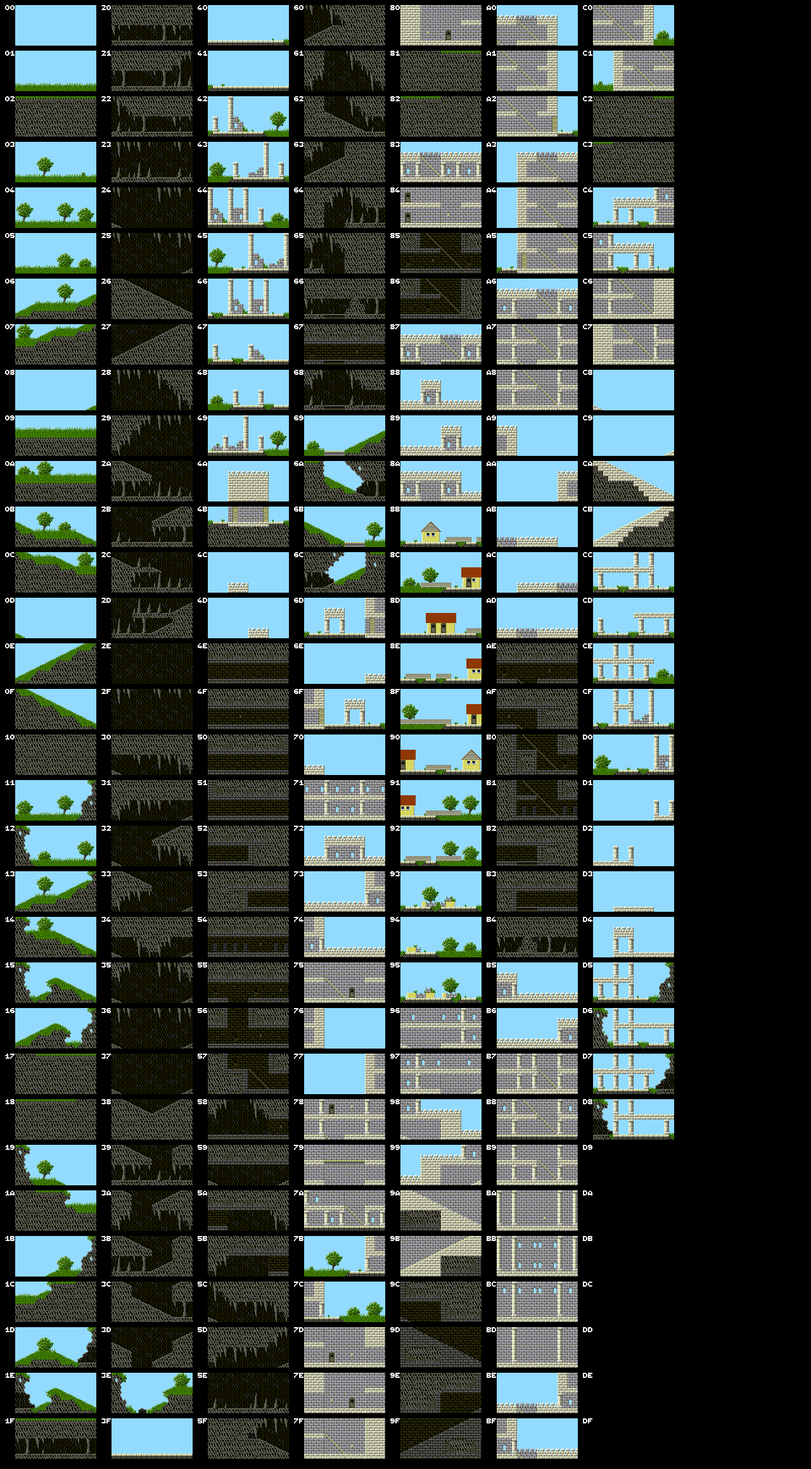
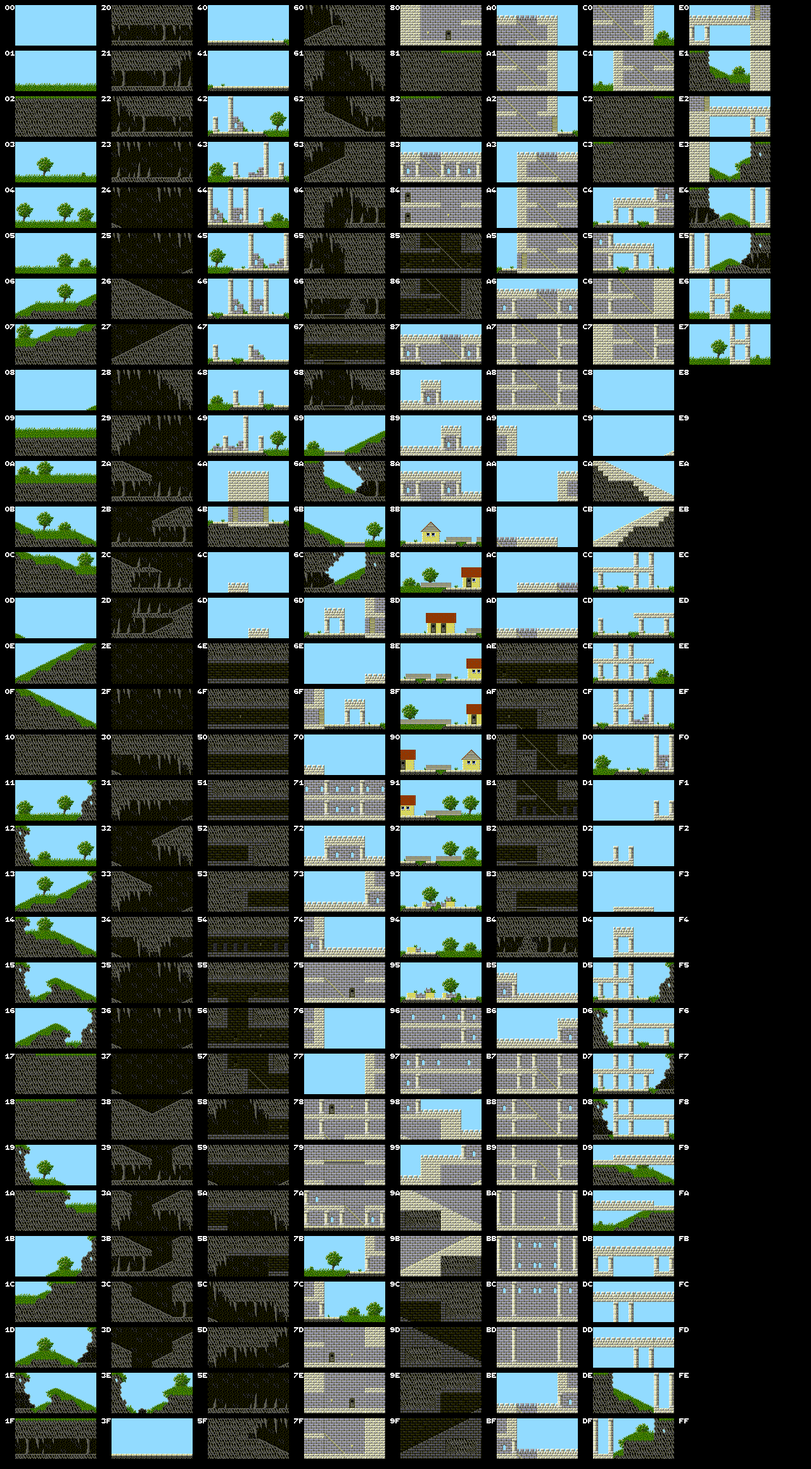
Layer changes from the first (811, 1469) image to the second:
painted on "Background" over [592, 5, 771, 1460]
